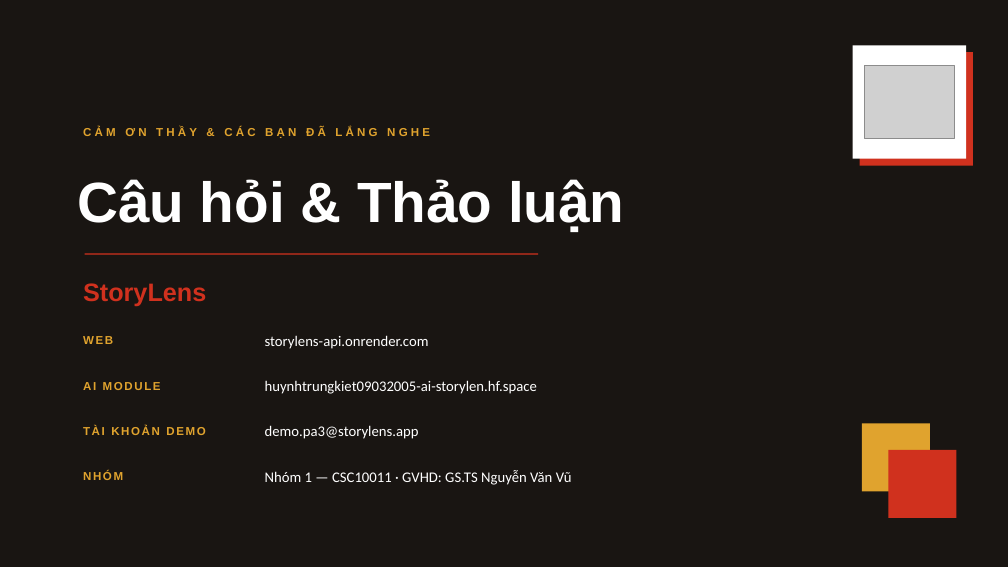
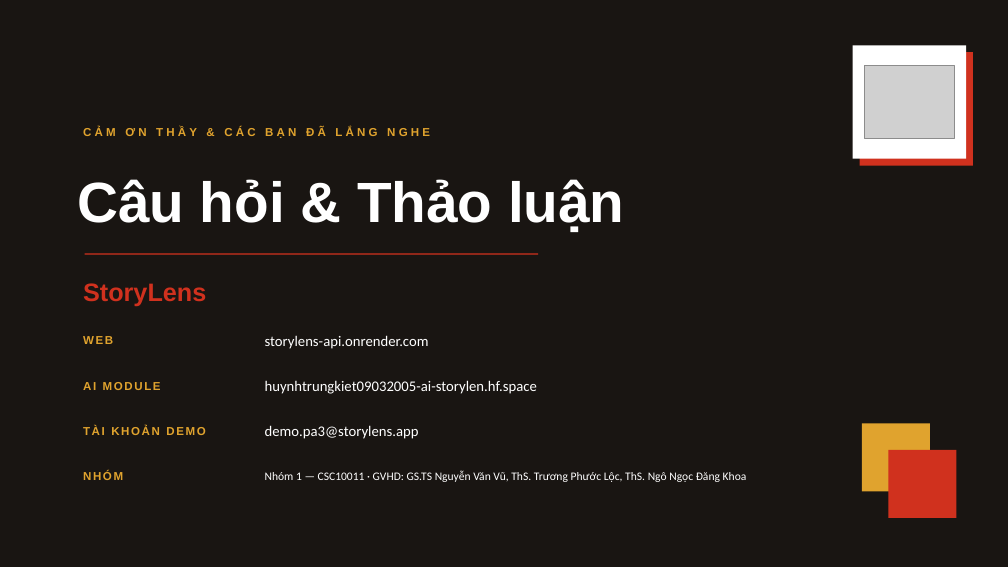
Before and after one commit to trungkiet2005/storylen, a slide deck: slide 28 of docs/presentation/StoryLens_Presentation.pptx. Drawn at 1008x567 pixels with LibreOffice and Linux fonts; fonts in the diff are those of the drawing; grey boxes stand for pictures. Boxes give left, top, right and bottom in pixels: in the first picture for what was removed or moved away, otherwise in the second. Text is boxed around its words. In the diff, an @@ line names an element or a change of style, - is before the commit and + after.

```diff
--- a/docs/presentation/StoryLens_Presentation.pptx
+++ b/docs/presentation/StoryLens_Presentation.pptx
@@ text at (265, 471, 747, 482): text changed; size 14 to 11 pt @@
-Nhóm 1 — CSC10011 · GVHD: GS.TS Nguyễn Văn Vũ
+Nhóm 1 — CSC10011 · GVHD: GS.TS Nguyễn Văn Vũ, ThS. Trương Phước Lộc, ThS. Ngô Ngọc Đăng Khoa
```
Also in this commit, not shown: 1 other slide changed, 16 other files.
